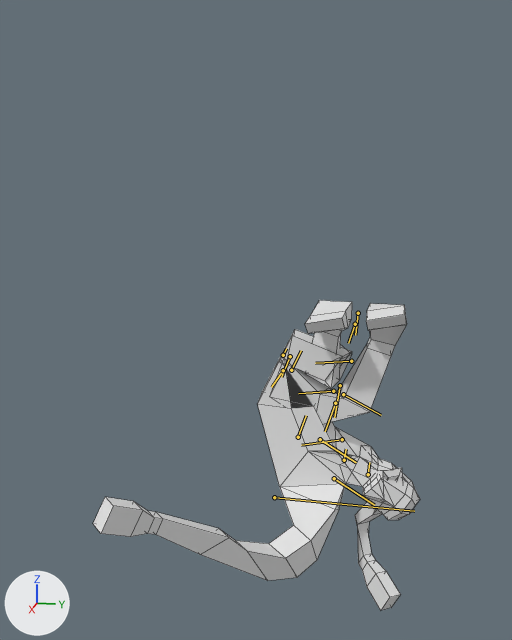
Before and after pictures for a commit that changed the FBX model BunchesProject/Assets/FBX/Human.fbx.
Camera for both pictures: a 50 mm lens placed at (0.0349, 0.0059, 0.0187), pointed at (0.0042, -0.0002, 0.011). Every picture has the same lights, and +X, +Y and +Z are marked at lower left. Both versions are drawn at frame 17 of the action 'Default Take'; the numbers are the values there. The bones that bend it are drawn over the model as lines. Mesh edges are drawn as thin lines.

The first picture shows 'HumanMesh'.
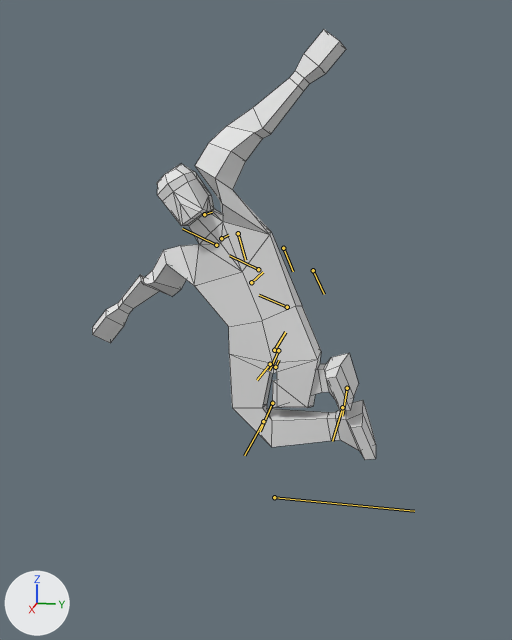
Location of each change, [x1, y1, x2, y2] in pixels of the pictures (512 x 640 px):
'HumanMesh', posed (13% narrower, 39% taller): before [93, 300, 420, 610]; after [92, 30, 376, 460]
bone 'Pelvis', root to tip: before (283, 355) to (286, 348); after (275, 367) to (279, 360)
bone 'Stomach', root to tip: before (291, 370) to (301, 350); after (274, 350) to (285, 332)
bone 'Chest', root to tip: before (298, 437) to (306, 415); after (251, 282) to (263, 272)
bone 'Neck', root to tip: before (344, 460) to (346, 449); after (221, 238) to (228, 235)
bone 'Head', root to tip: before (368, 474) to (369, 462); after (204, 214) to (212, 212)
bone 'UArm_r', root to tip: before (342, 439) to (301, 445); after (238, 233) to (245, 260)
bone 'LArm_r', root to tip: before (333, 391) to (298, 393); after (283, 248) to (293, 271)
bone 'UArm_l', root to tip: before (334, 478) to (374, 505); after (216, 245) to (182, 228)
bone 'LArm_l', root to tip: before (320, 439) to (356, 462); after (258, 269) to (229, 255)
bone 'ULeg_r', root to tip: before (290, 356) to (281, 377); after (278, 350) to (269, 370)
bone 'LLeg_r', root to tip: before (340, 385) to (334, 417); after (272, 403) to (260, 431)
bone 'Foot_r', root to tip: before (358, 313) to (355, 335); after (347, 388) to (342, 416)
bone 'ULeg_l', root to tip: before (283, 370) to (271, 387); after (270, 364) to (257, 380)
bone 'LLeg_l', root to tip: before (335, 403) to (325, 431); after (263, 421) to (244, 455)
bone 'Foot_l', root to tip: before (355, 324) to (348, 343); after (342, 407) to (332, 441)

What the commit changed:
Bone 'Pelvis' (bone_pelvis) moves from (0.067, 0.0, -0.04) to (0.0, 0.0, 0.0).
Bone 'Pelvis' (bone_pelvis) turns from (0, 151, 0) to (0, -3, 0) degrees about its own x, y and z.
Bone 'Stomach' (bone_stomach) turns from (0, 25, 0) to (0, -13, 0) degrees about its own x, y and z.
Bone 'Chest' (bone_chest) turns from (0, -65, 0) to (0, -21, 0) degrees about its own x, y and z.
Bone 'Neck' (bone_neck) turns from (0, 0, 0) to (0, -7, 0) degrees about its own x, y and z.
Bone 'Head' (bone_head) turns from (0, 20, 0) to (0, 8, 0) degrees about its own x, y and z.
Bone 'UArm_r' (bone_uarm_r) moves from (0.0, 0.0, 0.0) to (-0.015, -0.01, -0.025).
Bone 'UArm_r' (bone_uarm_r) turns from (-19, -50, 56) to (-5, 26, 57) degrees about its own x, y and z.
Bone 'LArm_r' (bone_larm_r) turns from (0, -50, 0) to (0, -12, 0) degrees about its own x, y and z.
Bone 'UArm_l' (bone_uarm_l) moves from (0.0, 0.0, 0.0) to (-0.015, 0.01, -0.025).
Bone 'UArm_l' (bone_uarm_l) turns from (19, -50, -56) to (5, 26, -57) degrees about its own x, y and z.
Bone 'LArm_l' (bone_larm_l) turns from (0, -50, 0) to (0, -12, 0) degrees about its own x, y and z.
Bone 'ULeg_r' (bone_uleg_r) moves from (0.005, 0.0, -0.004) to (-0.002, 0.0, 0.002).
Bone 'ULeg_r' (bone_uleg_r) turns from (1, -145, 6) to (-1, -6, 0) degrees about its own x, y and z.
Bone 'LLeg_r' (bone_lleg_r) turns from (3, 100, -1) to (0, 103, 0) degrees about its own x, y and z.
Bone 'Foot_r' (bone_foot_r) turns from (-2, 28, -1) to (0, 13, 0) degrees about its own x, y and z.
Bone 'ULeg_l' (bone_uleg_l) moves from (0.005, 0.0, -0.004) to (-0.002, 0.0, 0.002).
Bone 'ULeg_l' (bone_uleg_l) turns from (-1, -145, -6) to (1, -6, 0) degrees about its own x, y and z.
Bone 'LLeg_l' (bone_lleg_l) turns from (-3, 100, 1) to (0, 103, 0) degrees about its own x, y and z.
Bone 'Foot_l' (bone_foot_l) turns from (0, 28, -1) to (0, 13, 0) degrees about its own x, y and z.
